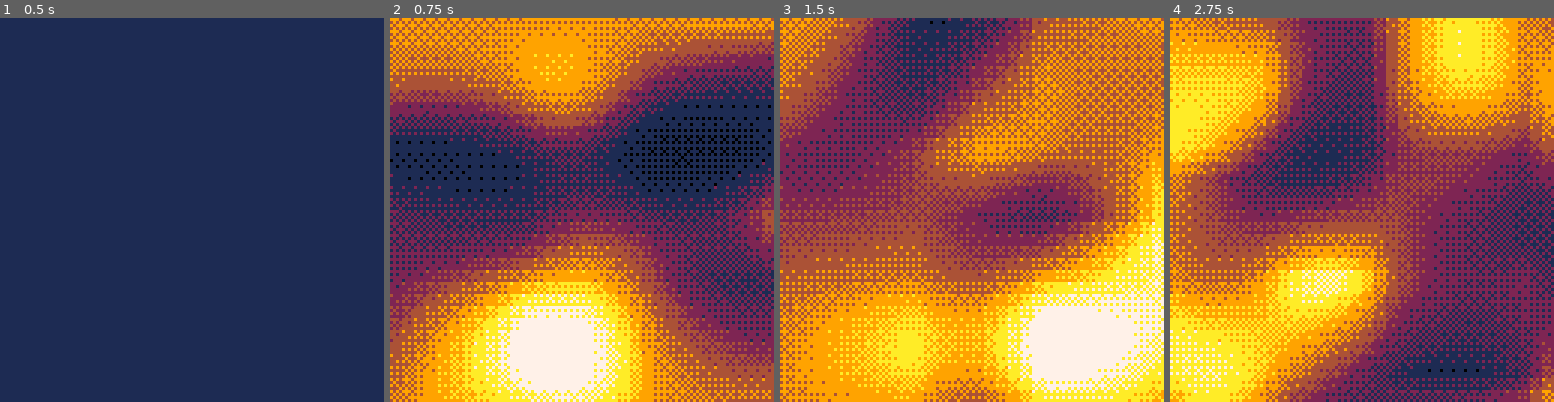
Above: before the commit, frames 1-4 (left to right).
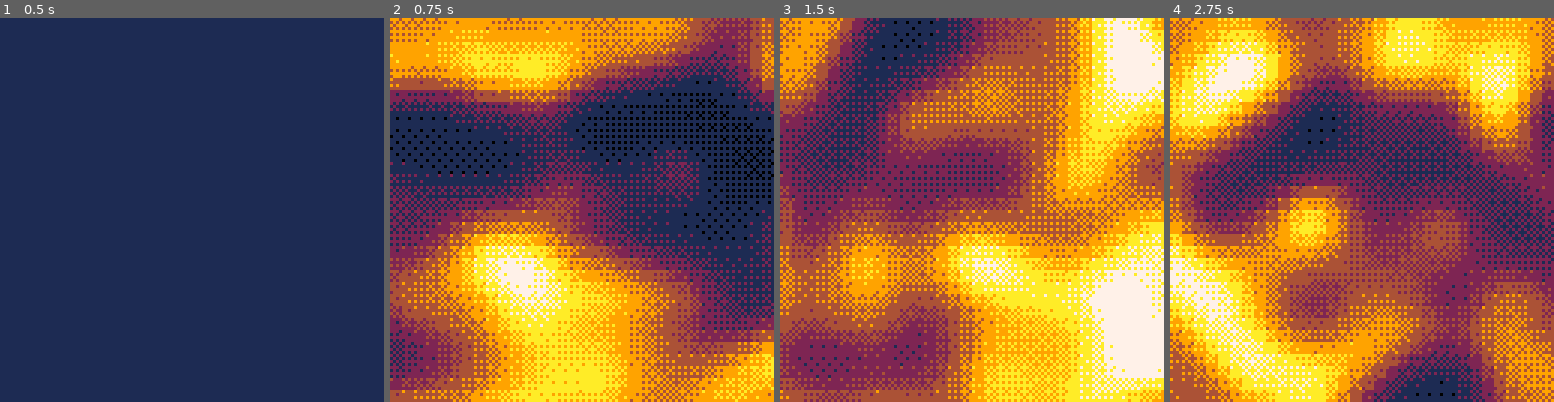
Above: after the commit, the same moments.

Repository: Schnobb/pico8-stuff
Game: PICO-8 cartridge perlin.p8
The game is run twice, just before and just after one commit, with the same random seed, the same clock (stepped at 60 frames per second) and the same inputs.
Inputs:
- Up to frame 1 (0.5 s): tap X (X key) at 0.33 s
- Up to frame 2 (0.75 s): tap O (Z key) at 0.7 s
- Up to frame 3 (1.5 s): tap X (X key) at 1.07 s
- Up to frame 4 (2.75 s): tap O (Z key) at 1.7, 2.1, 2.5 s; tap X (X key) at 1.85 s; hold Up 2.15-2.42 s

Frame 1 is identical in both runs. In frame 2, 53% of the frame differs, in the area x 0-100%, y 0-100%; in frame 3, 61%; in frame 4, 65%.

Commit message:
switched perlin to smoothstep instead of lerp

Diff:
--- /dev/null
+++ b/dither.p8
@@ -0,0 +1,27 @@
+pico-8 cartridge // http://www.pico-8.com
+version 29
+__lua__
+function _init()
+ init_colors()
+end
+
+function _update60()
+
+end
+
+function _draw()
+
+end
+-->8
+--colors
+
+function init_colors()
+	colors={}
+end
+__gfx__
+00000000000000000000000000000000000000000000000000000000000000000000000000000000000000000000000000000000000000000000000000000000
+00000000000000000000000000000000000000000000000000000000000000000000000000000000000000000000000000000000000000000000000000000000
+00700700000000000000000000000000000000000000000000000000000000000000000000000000000000000000000000000000000000000000000000000000
+00077000000000000000000000000000000000000000000000000000000000000000000000000000000000000000000000000000000000000000000000000000
+00077000000000000000000000000000000000000000000000000000000000000000000000000000000000000000000000000000000000000000000000000000
+00700700000000000000000000000000000000000000000000000000000000000000000000000000000000000000000000000000000000000000000000000000
--- a/perlin.p8
+++ b/perlin.p8
@@ -24,6 +24,8 @@
 
  draw=true
  debug=false
+
+ interp=smoothstep
 
  local seed=nil
  init_grad(seed)
@@ -77,9 +79,9 @@
 	 		v*=perlin(x1,y1)
 
 	 		local x2=x+y_idx
-	 		local y2=(y/screenh)*3
-
-	 		x2=(x2/screenw)*3
+	 		local y2=(y/screenh)*4
+
+	 		x2=(x2/screenw)*4
 	 		v/=perlin(x2,y2)
 
 	 		local c=col(10,min(127,v*127))
@@ -151,15 +153,15 @@
 
  n0=dot_grad(x0,y0,x,y)
  n1=dot_grad(x1,y0,x,y)
- ix0=lerp(n0,n1,sx)
+ ix0=interp(n0,n1,sx)
 
  n0=dot_grad(x0,y1,x,y)
  n1=dot_grad(x1,y1,x,y)
- ix1=lerp(n0,n1,sx)
+ ix1=interp(n0,n1,sx)
 
  --print("asdf:"..n0..","..n1)
 
- return (lerp(ix0,ix1,sy)+1)/2
+ return (interp(ix0,ix1,sy)+1)/2
 end
 -->8
 -- util
@@ -219,6 +221,12 @@
 
 function lerp(x1,x2,w)
  return (1-w)*x1+w*x2
+end
+
+function smoothstep(h1,h2,t)
+	t=mid(t,0,1)
+	t=(t*t*(3-2*t))
+	return (h2-h1)*t+h1
 end
 -->8
 -- color stuff
